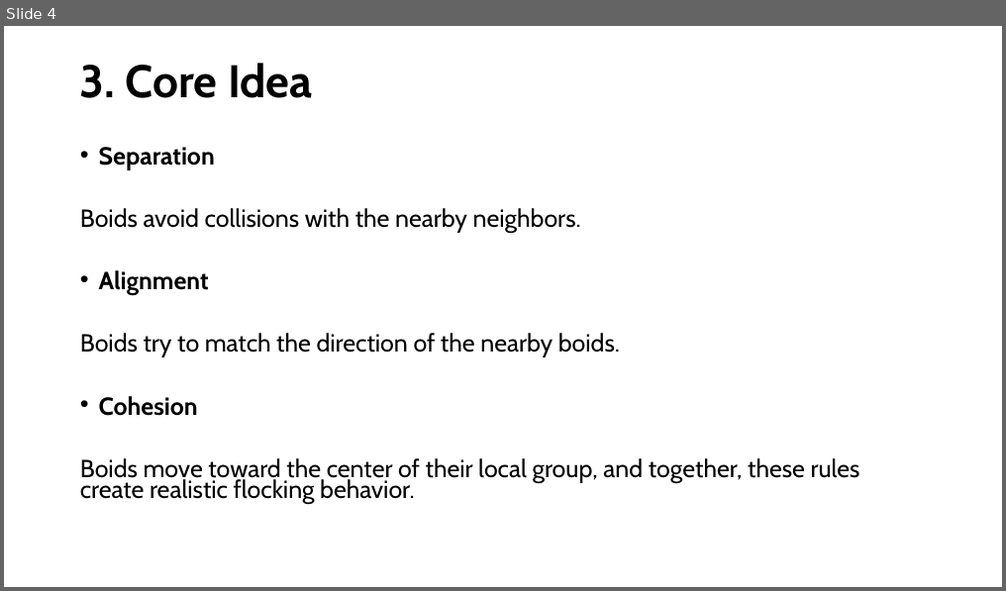
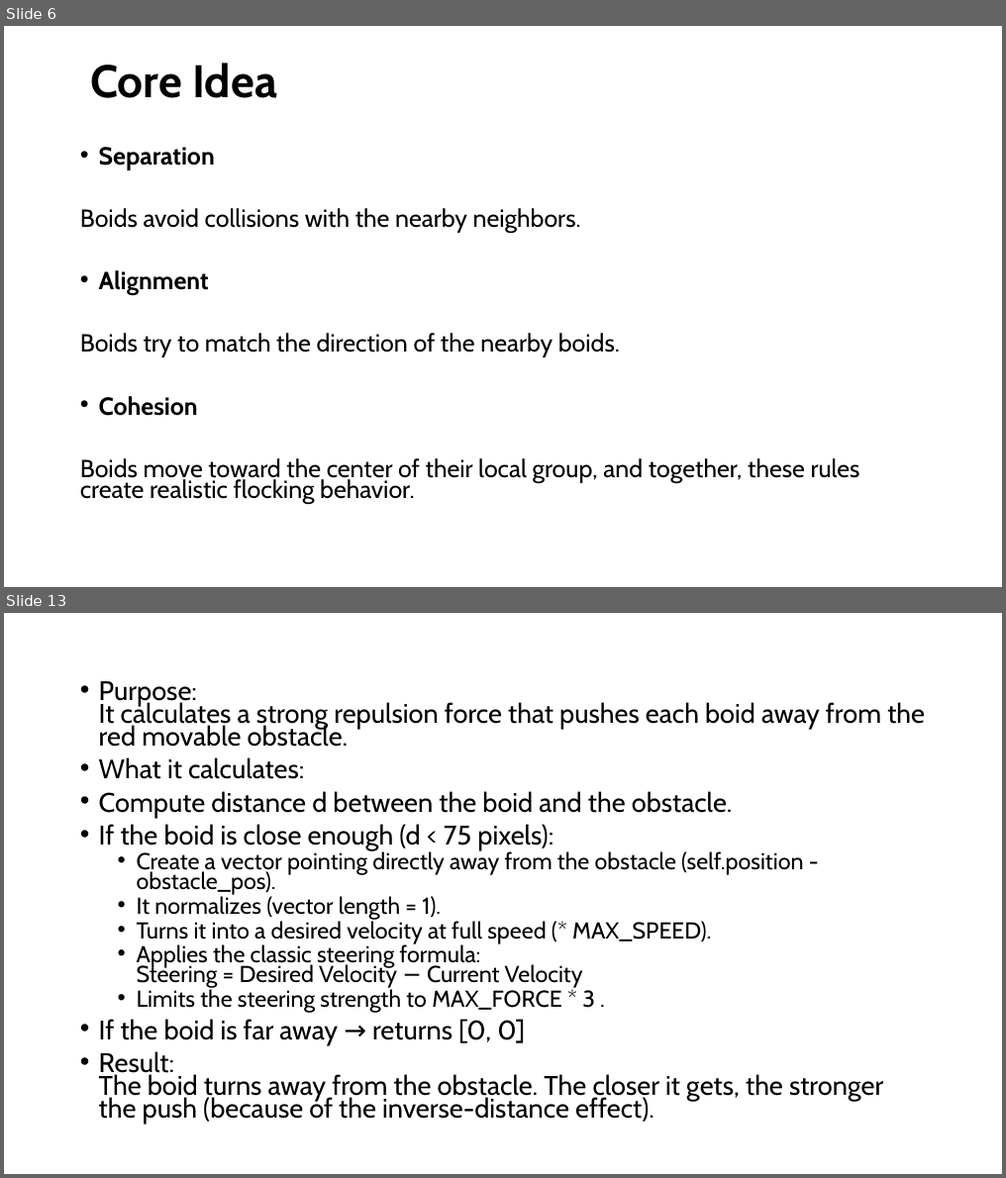
Before and after one commit to richardsalnikov-lang/Flcoking, a slide deck: FlockingRichard.pptm. Shown one above the other, each under a label of ours: slide 4 before the commit, slides 6 and 13 after it; the slides between them are not shown. The pictures are 1006x591 and 1006x1178 pixels, drawn with LibreOffice and Linux fonts; fonts in the diff are those of the drawing. Boxes give left, top, right and bottom in pixels: in the first picture for what was removed or moved away, otherwise in the second. Text is boxed around its words. In the diff, an @@ line names an element or a change of style, - is before the commit and + after.

```diff
--- a/FlockingRichard.pptm
+++ b/FlockingRichard.pptm
@@ slide 13 added at (4, 613, 1002, 1174), background #FFFFFF @@
@@ text added at (99, 681, 925, 1124), 25.9 pt, text #000000 @@
+• Purpose:
+  It calculates a strong repulsion force that pushes each boid away from the red movable obstacle.
+• What it calculates:
+• Compute distance d between the boid and the obstacle.
+• If the boid is close enough (d < 75 pixels):
+  • Create a vector pointing directly away from the obstacle (self.position - obstacle_pos).
+  • It normalizes (vector length = 1).
+  • Turns it into a desired velocity at full speed (* MAX_SPEED).
+  • Applies the classic steering formula:
+    Steering = Desired Velocity − Current Velocity
+  • Limits the steering strength to MAX_FORCE * 3 .
+• If the boid is far away → returns [0, 0]
+• Result:
+  The boid turns away from the obstacle. The closer it gets, the stronger the push (because of the inverse-distance effect).
@@ what was slide 4 is now slide 6 @@
@@ slide 6 changed as well @@
@@ title at (90, 63, 277, 98): text changed @@
-3. Core Idea
+Core Idea
```
Also in this commit, not shown: 6 other slides changed, 11 other slides added.
